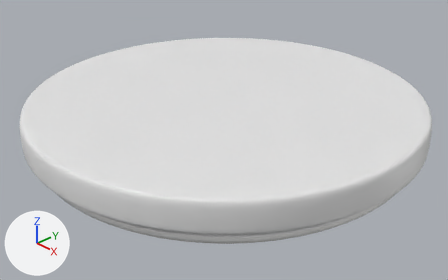
The Blender file BlenderModels/Mo Share/SmokeDetector.blend, before and after one commit.
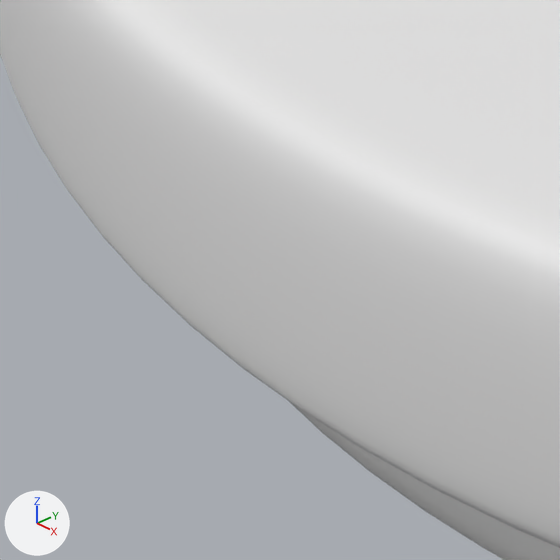
Each version is shown whole from a camera (50 mm lens) standing at (0.316, -0.294, 0.189) and looking at (-0.006, 0.003, -0.028), then close up on the part from 5% to 19% of the width and 54% to 75% of the height. Lighting does not change. The marker at lower left points along +X, +Y and +Z. The older version's two pictures come first.

Before the edit, the objects in view are built like this:
```python
me_cylinder = bpy.data.meshes.new('Cylinder')
me_cylinder.from_pydata(...)  # 1201 vertices, 1185 faces; spans x -1.0..1.0, y -1.0..1.0, z -7.64..1.0
me_cylinder.polygons.foreach_set('use_smooth', [True] * 1185)
ob_cylinder = bpy.data.objects.new('Cylinder', me_cylinder)
ob_cylinder.location = (0.0, 0.0, 0.0)
ob_cylinder.scale = (0.15, 0.15, 0.0125)
_m = ob_cylinder.modifiers.new('Subdivision', 'SUBSURF')
```
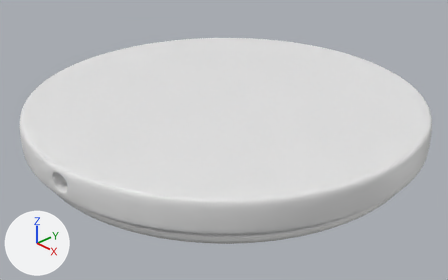
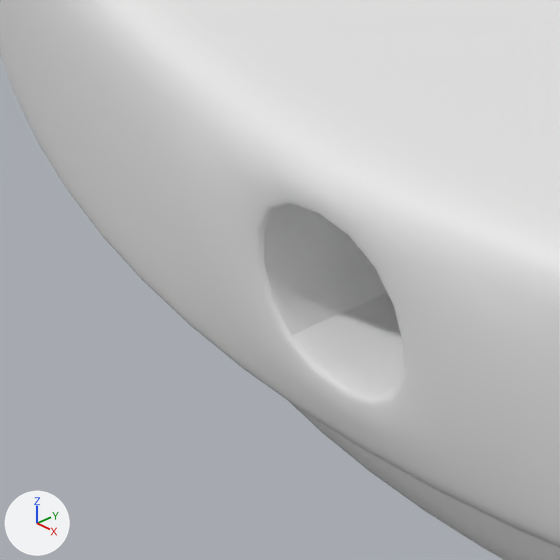
The change, as a diff of the scene's bpy script:
```diff
--- a/BlenderModels/Mo Share/SmokeDetector.blend.py
+++ b/BlenderModels/Mo Share/SmokeDetector.blend.py
@@ me_cylinder @@
 # used by ob_cylinder; location = (0.0, 0.0, 0.0); scale = (0.15, 0.15, 0.0125)
-me_cylinder.from_pydata(...)  # 1201 vertices, 1185 faces; spans x -1.0..1.0, y -1.0..1.0, z -7.64..1.0
+me_cylinder.from_pydata(...)  # 1217 vertices, 1201 faces; spans x -1.0..1.0, y -1.0..1.0, z -7.64..1.0
+# me_cylinder part 1
+# 1 face is deleted
+# 10 vertices are added at x 0.02..0.16, y -1.0..-0.69, z -0.47..0.78
+# 6 new vertices lie (0.0, 0.0, 1.08) away from vertices in x 0.02..0.15, y -1.0..-0.69, z -0.39
+# 17 new faces join them
```

Where the change shows, as pixel boxes [x1, y1, x2, y2] in the close-ups (560 x 560 px):
part 1 of me_cylinder, built on: before [204, 132, 494, 468]; after [181, 126, 512, 477]
